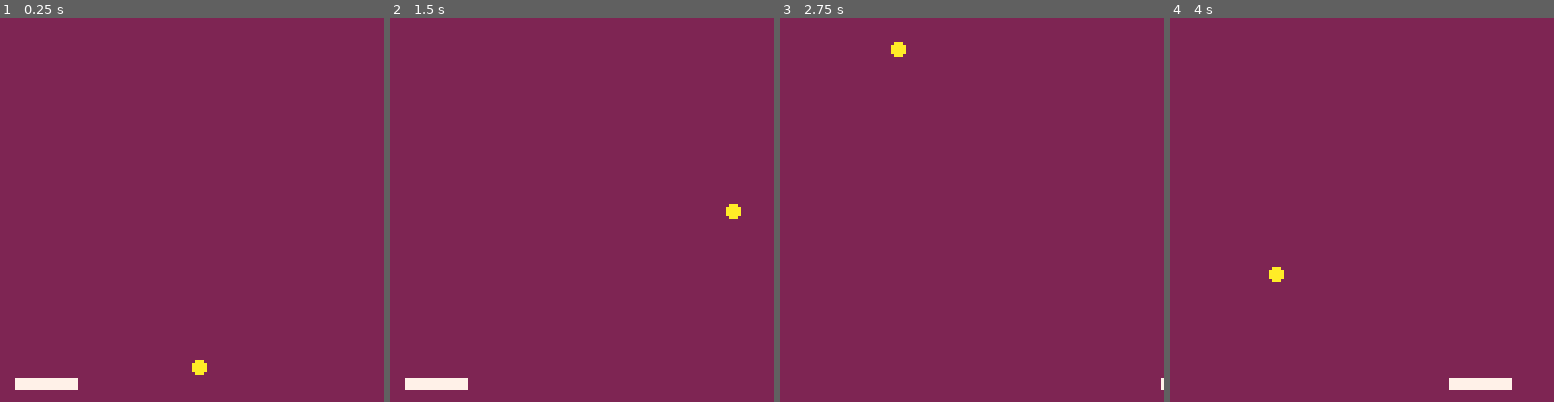
Above: before the commit, frames 1-4 (left to right).
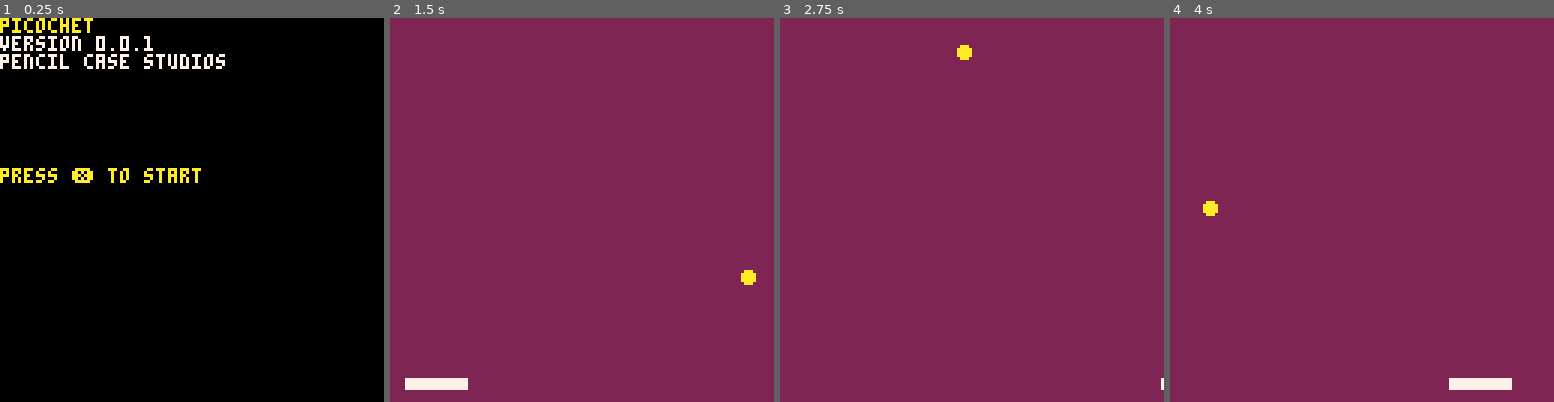
Above: after the commit, the same moments.

Repository: pencilcasestudios/picochet
Game: PICO-8 cartridge picochet.p8
Two runs of this game, one before a commit and one after it. Both use one fixed random seed, a clock stepped at 60 frames per second and the inputs below.
Inputs:
- Up to frame 1 (0.25 s): no input
- Up to frame 2 (1.5 s): tap X (X key) at 0.33, 1.07 s
- Up to frame 3 (2.75 s): hold Right 1.6-2.1 s; tap X (X key) at 1.85 s; hold Right from 2.47 s (still down)
- Up to frame 4 (4 s): tap X (X key) at 2.97 s; release Right at 3.03 s; hold Left 3.08-3.58 s

The runs differ from the first frame. In frame 1, 100% of the frame differs, in the area x 0-100%, y 0-100%; in frame 2, 0.3%; in frame 3, 0.3%; in frame 4, 0.3%.

Commit message:
Use a state machine to implement game states

Diff:
--- a/picochet.p8
+++ b/picochet.p8
@@ -10,6 +10,11 @@
 -- @lazydevs.
 
 function _init()
+	-- game
+	game_version="0.0.1"
+	game_developer="pencil case studios"
+	game_mode="start game"
+
 	-- colours
 	black=0
 	dark_blue=1
@@ -20,7 +25,9 @@
 	orange=9
 	yellow=10
 	paddle_colour=white
-
+end
+
+function play_game()
 	-- paddle
 	paddle_x=5
 	paddle_y=120
@@ -159,7 +166,54 @@
 	return false
 end
 
-function _update60()
+function draw_start_game()
+	cls()
+	print("picochet", yellow)
+	print("version "
+		.. game_version, white
+	)
+	print(game_developer, white)
+	print("press ❎ to start",0,50,yellow)
+end
+
+function draw_play_game()
+	cls()
+	rectfill(0,0,127,127,purple)
+	circfill(
+		ball_x,
+		ball_y,
+		ball_radius,
+		yellow
+	)
+	rectfill(
+		paddle_x,
+		paddle_y,
+		paddle_x+paddle_width,
+		paddle_y+paddle_height,
+		paddle_colour
+	)
+end
+
+function draw_game_over()
+	cls()
+	print("game over")
+end
+
+function draw_pause_game()
+	print("paused")
+end
+
+function update_start_game()
+	if btn(❎) then
+		-- update the game mode
+		game_mode="play game"
+
+		-- play the game
+		play_game()
+	end
+end
+
+function update_play_game()
 	-- has a button been pressed?
 	local is_button_pressed=false
 
@@ -252,22 +306,34 @@
 	ball_y=nexty
 end
 
+function update_game_over()
+end
+
+function update_pause_game()
+end
+
+function _update60()
+	if game_mode=="start game" then
+		update_start_game()
+	elseif game_mode=="play game" then
+		update_play_game()
+	elseif game_mode=="game over" then
+		update_game_over()
+	elseif game_mode=="pause game" then
+		update_pause_game()
+	end
+end
+
 function _draw()
-	cls()
-	rectfill(0,0,127,127,purple)
-	circfill(
-		ball_x,
-		ball_y,
-		ball_radius,
-		yellow
-	)
-	rectfill(
-		paddle_x,
-		paddle_y,
-		paddle_x+paddle_width,
-		paddle_y+paddle_height,
-		paddle_colour
-	)
+	if game_mode=="start game" then
+		draw_start_game()
+	elseif game_mode=="play game" then
+		draw_play_game()
+	elseif game_mode=="game over" then
+		draw_game_over()
+	elseif game_mode=="pause game" then
+		draw_pause_gam()
+	end
 end
 
 __gfx__
